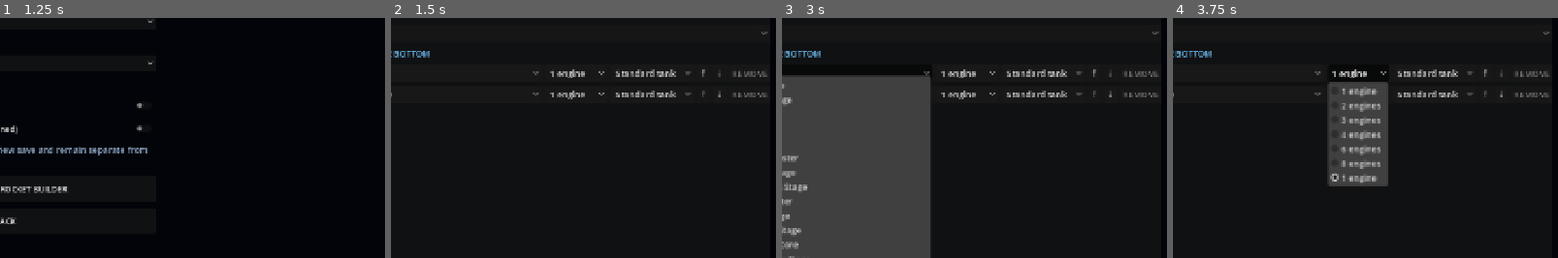
Above: before the commit, frames 1-4 (left to right).
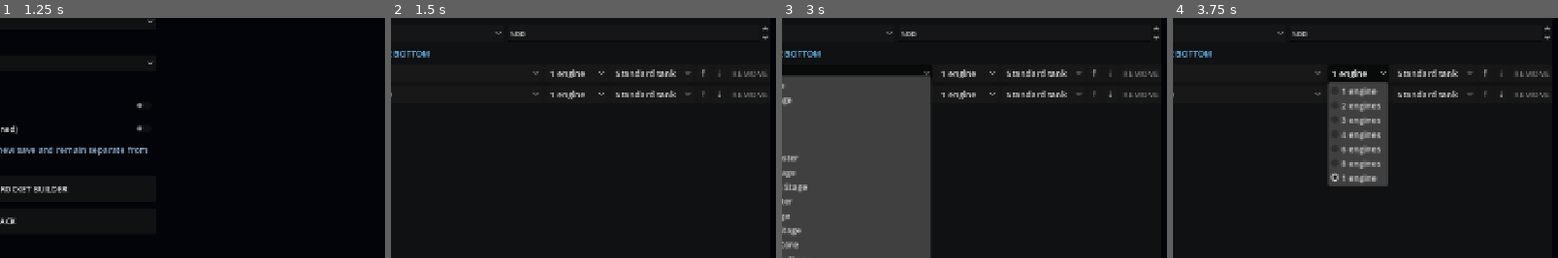
Above: after the commit, the same moments.

Repository: Blagos1195/Gravity-simulator
Game: Godot game, scene res://scenes/main.tscn
The game is run twice, just before and just after one commit, with the same random seed, the same clock (stepped at 60 frames per second) and the same inputs.
Inputs:
- Up to frame 1 (1.25 s): click "NEW GAME" at 0.5 s
- Up to frame 2 (1.5 s): click "CONTINUE TO ROCKET BUILDER" at 1.25 s
- Up to frame 3 (3 s): click "Freighter · LEO cargo" at 2 s; click "Explorer · First Stage" at 2.75 s
- Up to frame 4 (3.75 s): click "1 engine" at 3.5 s
The pictures show only the part of the screen within x 49-99%, y 33-83%; the shares and areas given below are measured in that part.

Frame 1 is identical in both runs. In frame 2, 0.1% of the frame differs, in the area x 26-98%, y 3-10%; in frame 3, 0.1%; in frame 4, 0.1%.

Commit message:
Add direct payload mass editing to workshop

Diff:
--- a/Gravity/scripts/main.gd
+++ b/Gravity/scripts/main.gd
@@ -369,6 +369,8 @@
 	payload_label.text = "PAYLOAD"
 	payload_label.add_theme_color_override("font_color", Color(0.45, 0.78, 1.0))
 	assembly.add_child(payload_label)
+	var payload_row := HBoxContainer.new()
+	payload_row.add_theme_constant_override("separation", 8)
 	var payload_selector := OptionButton.new()
 	payload_selector.size_flags_horizontal = Control.SIZE_EXPAND_FILL
 	var payload_options := RocketDesign.payload_options()
@@ -391,13 +393,29 @@
 		payload_selector.set_item_metadata(payload_index, payload_option)
 	payload_selector.select(selected_payload)
 	rocket_design["payload_type"] = str(payload_options[selected_payload].id)
+	payload_row.add_child(payload_selector)
+	var payload_limits := RocketDesign.payload_mass_limits()
+	var payload_mass_input := SpinBox.new()
+	payload_mass_input.min_value = float(payload_limits.get("minimum", 10.0))
+	payload_mass_input.max_value = float(payload_limits.get("maximum", 100000.0))
+	payload_mass_input.step = float(payload_limits.get("step", 10.0))
+	payload_mass_input.value = current_payload_mass
+	payload_mass_input.size_flags_horizontal = Control.SIZE_EXPAND_FILL
+	payload_mass_input.tooltip_text = "Set the payload mass directly in kilograms."
+	payload_mass_input.value_changed.connect(func(value: float):
+		rocket_design["payload_mass"] = value
+		rocket_design["payload_type"] = "custom"
+		_update_design_stats()
+	)
+	payload_row.add_child(payload_mass_input)
 	payload_selector.item_selected.connect(func(index: int):
 		var selected_payload_option: Dictionary = payload_selector.get_item_metadata(index)
 		rocket_design["payload_mass"] = float(selected_payload_option.mass)
 		rocket_design["payload_type"] = str(selected_payload_option.id)
+		payload_mass_input.set_value_no_signal(float(selected_payload_option.mass))
 		_update_design_stats()
 	)
-	assembly.add_child(payload_selector)
+	assembly.add_child(payload_row)
 	var stages_heading := Label.new()
 	stages_heading.text = "STAGE STACK  •  FIRST STAGE AT THE BOTTOM"
 	stages_heading.add_theme_color_override("font_color", Color(0.45, 0.78, 1.0))
